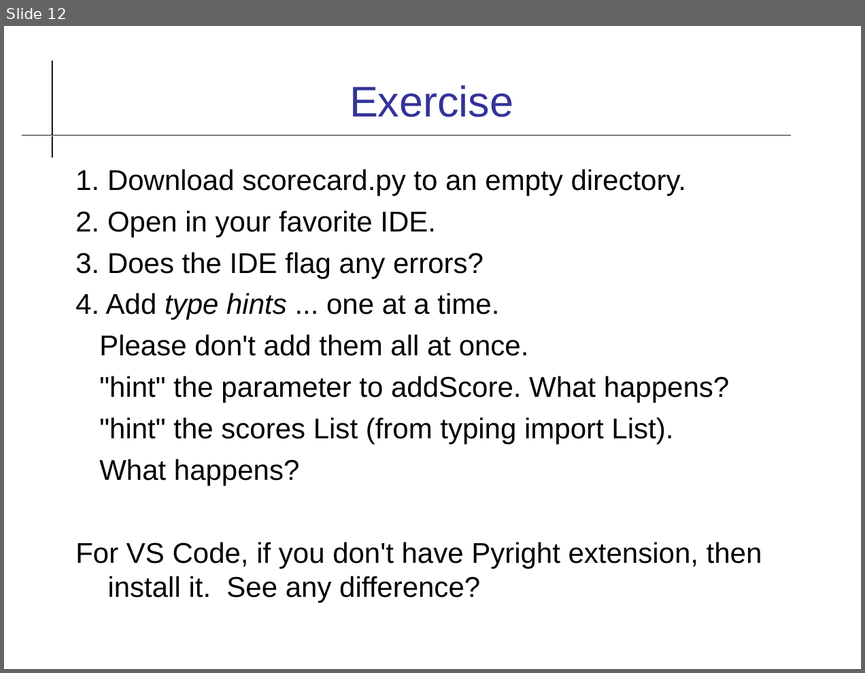
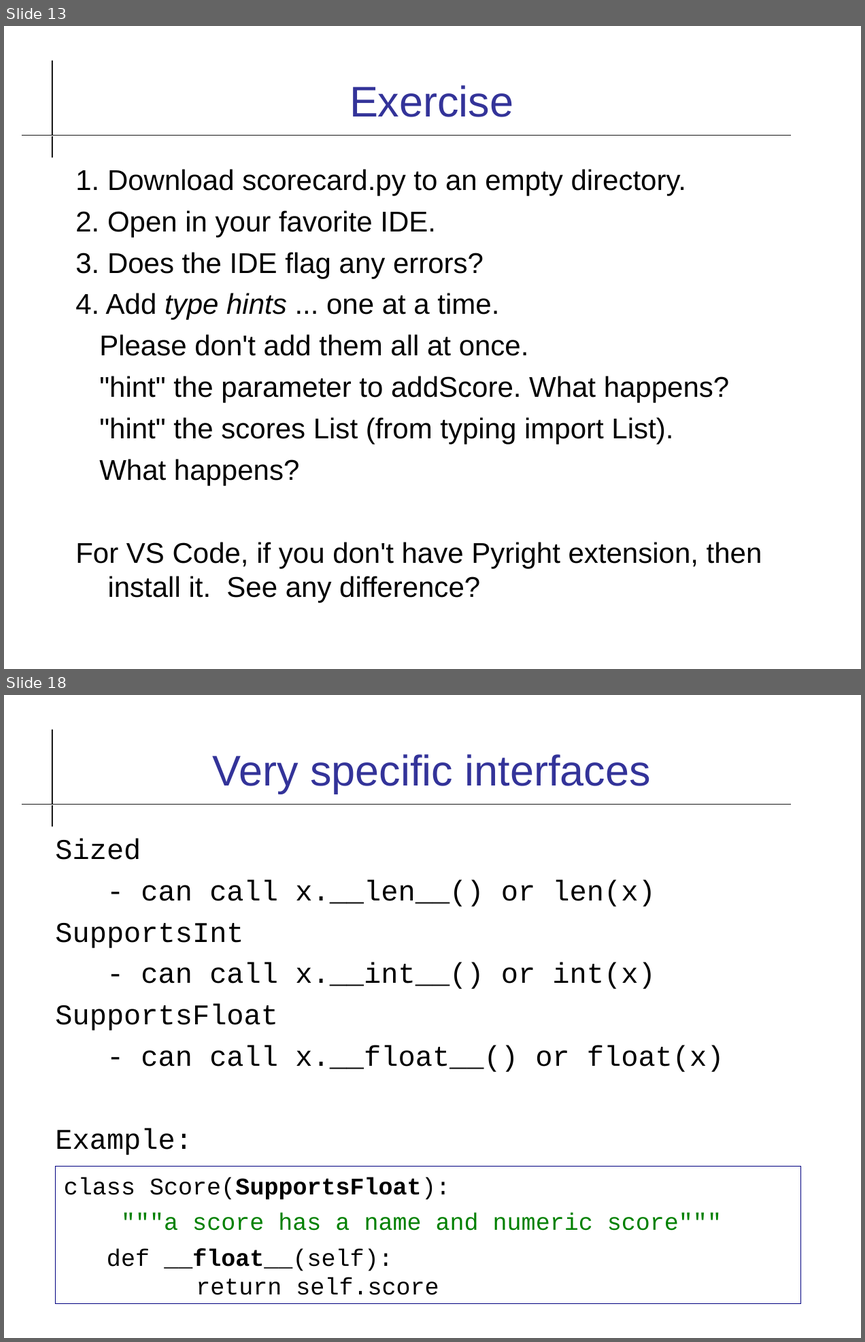
Before and after one commit to cpske/ISP, a slide deck: code-quality/Type-Checking.odp. Shown one above the other, each under a label of ours: slide 12 before the commit, slides 13 and 18 after it; the slides between them are not shown. The pictures are 865x673 and 865x1342 pixels, drawn with LibreOffice and Linux fonts; fonts in the diff are those of the drawing. Boxes give left, top, right and bottom in pixels: in the first picture for what was removed or moved away, otherwise in the second. Text is boxed around its words. In the diff, an @@ line names an element or a change of style, - is before the commit and + after.

```diff
--- a/code-quality/Type-Checking.odp
+++ b/code-quality/Type-Checking.odp
@@ slide 18 added at box(4, 695, 861, 1338), background #FFFFFF; not listed: 2 template elements that a slide beside it also shows @@
@@ title added at box(213, 754, 651, 794), 36 pt, text #333399 @@
+Very specific interfaces
@@ text added at box(55, 838, 724, 1155), 24 pt, text #000000 @@
+Sized
+- can call x.__len__() or len(x)
+SupportsInt
+- can call x.__int__() or int(x)
+SupportsFloat
+- can call x.__float__() or float(x)
+Example:
@@ rectangle added at box(56, 1166, 801, 1304), outline #000080 0 pt, 20 pt, text #000000 @@
+class Score(SupportsFloat):
+"""a score has a name and numeric score"""
+def __float__(self):
+return self.score
@@ what was slide 12 is now slide 13 @@
```
Also in this commit, not shown: 6 slides changed, 4 other slides added, 1 other file.
